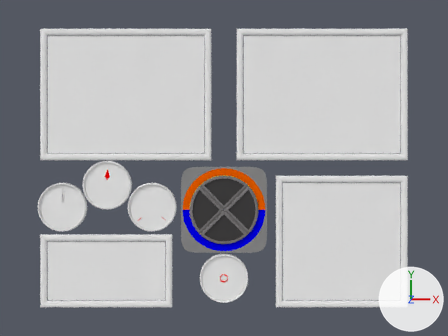
A saved change to the Blender file cockpit/cockpit_asm_20120108.blend.
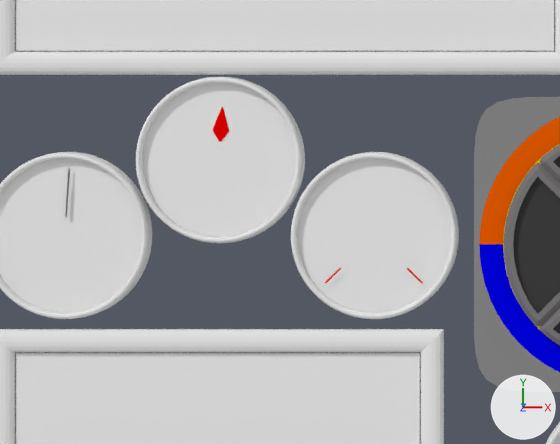
Old and new are each drawn from the file's camera 'Camera' and again close up on the part from 10% to 46% of the width and 41% to 80% of the height. The lights are fixed; the arrows at lower right show +X, +Y and +Z.

The scene before the commit, as lines of its bpy script (objects in view):
```python
me_circle_027 = bpy.data.meshes.new('Circle.027')
me_circle_027.from_pydata(...)  # 16 vertices, 16 faces; spans x -308.0..308.0, y -251.0..251.0, z -10.0..10.0
me_circle_027.materials.append(mat_corp_010)  # white #e7e7e7
me_sphere_002 = bpy.data.meshes.new('Sphere.002')
me_sphere_002.from_pydata(...)  # a UV sphere (32 segments, 16 rings, poles along z) spanning x -12.8..12.8, y 140.4..166.1, z -12.8..12.8
me_sphere_002.materials.append(mat_corp5_002)  # white #e7e7e7
ob_corp_005 = bpy.data.objects.new('corp.005', me_circle_027)
ob_corp_005.parent = ob_lun_panel3
ob_corp_005.location = (0.0, 0.0, 0.0)
ob_corp_005.rotation_euler = (0.0, 0.0, 9.865)  # degrees (0, 0, 205)
_m = ob_corp_005.modifiers.new('Subsurf', 'SUBSURF')
_m.levels = 3
_m.render_levels = 3
ob_lun_compas = bpy.data.objects.new('Lun_compas', None)
ob_lun_compas.location = (-477.7, -70.0, -0.399)
ob_lun_motor = bpy.data.objects.new('Lun_motor', None)
ob_lun_motor.location = (-293.6, -160.0, 0.0)
ob_sphere = bpy.data.objects.new('Sphere', me_sphere_002)
ob_sphere.parent = ob_lun_control
ob_sphere.matrix_parent_inverse = Matrix(((2.0, 0.0, 0.0, 0.0), (0.0, 2.0, 0.0, 0.0), (0.0, 0.0, 2.0, 0.0), (0.0, 0.0, 0.0, 1.0)))
ob_sphere.location = (0.0, 0.0, 0.0)
ob_sphere.rotation_euler = (0.0, 0.0, 1.571)  # degrees (0, 0, 90)
ob_sphere.hide_set(True)  # its collection is switched off
# also in view: 'compascorp.001' at (-478.0, -70.0, -1.0); 'corp' at (-294.0, -160.0, 0.0); 'panel' at (-400.0, 300.0, 0.0); 'clockcorp.001' at (-660.0, -160.0, 0.0); 'Circle' at (0.0, -170.0, 0.0)
```
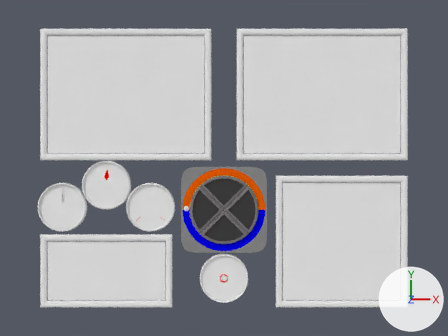
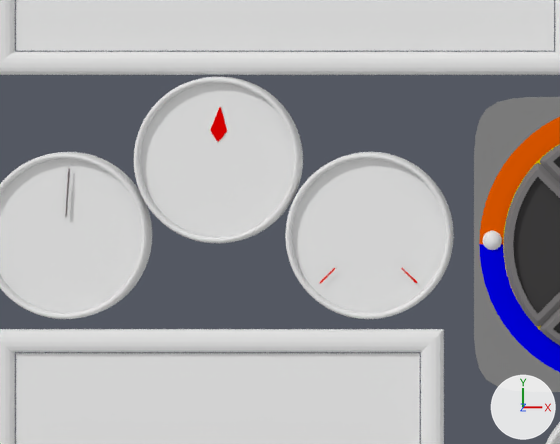
Commit message: update cockpit

ob_lun_compas is not drawn itself; it is the parent of ob_compascorp_001, ob_arrow, ob_compascorp.
ob_lun_motor is not drawn itself; it is the parent of ob_corp_001, ob_right, ob_left, ob_corp.

Changed parts and their boxes [x1, y1, x2, y2] in the close-ups (560 x 444 px):
'corp', moved: before [297, 159, 451, 313]; after [292, 159, 446, 313]
'compascorp', moved: before [143, 83, 296, 237]; after [141, 83, 294, 237]
'corp.001', moved: before [291, 152, 459, 319]; after [285, 152, 454, 319]
'compascorp.001', moved: before [136, 76, 305, 243]; after [134, 76, 303, 243]
'arrow', moved: before [213, 107, 229, 141]; after [210, 107, 227, 141]
'Sphere', shown: after [483, 231, 502, 250]
'right', moved: before [407, 268, 423, 283]; after [402, 268, 417, 283]
'left', moved: before [325, 268, 341, 283]; after [320, 268, 335, 283]

The edits, one by one:
Object 'Lun_compas' (ob_lun_compas) moves from (-477.7, -70.0, -0.399) to (-480.0, -70.0, 0.0).
Object 'Lun_motor' (ob_lun_motor) moves from (-293.6, -160.0, 0.0) to (-300.0, -160.0, 0.0).
Object 'Sphere' (ob_sphere) is now shown.
